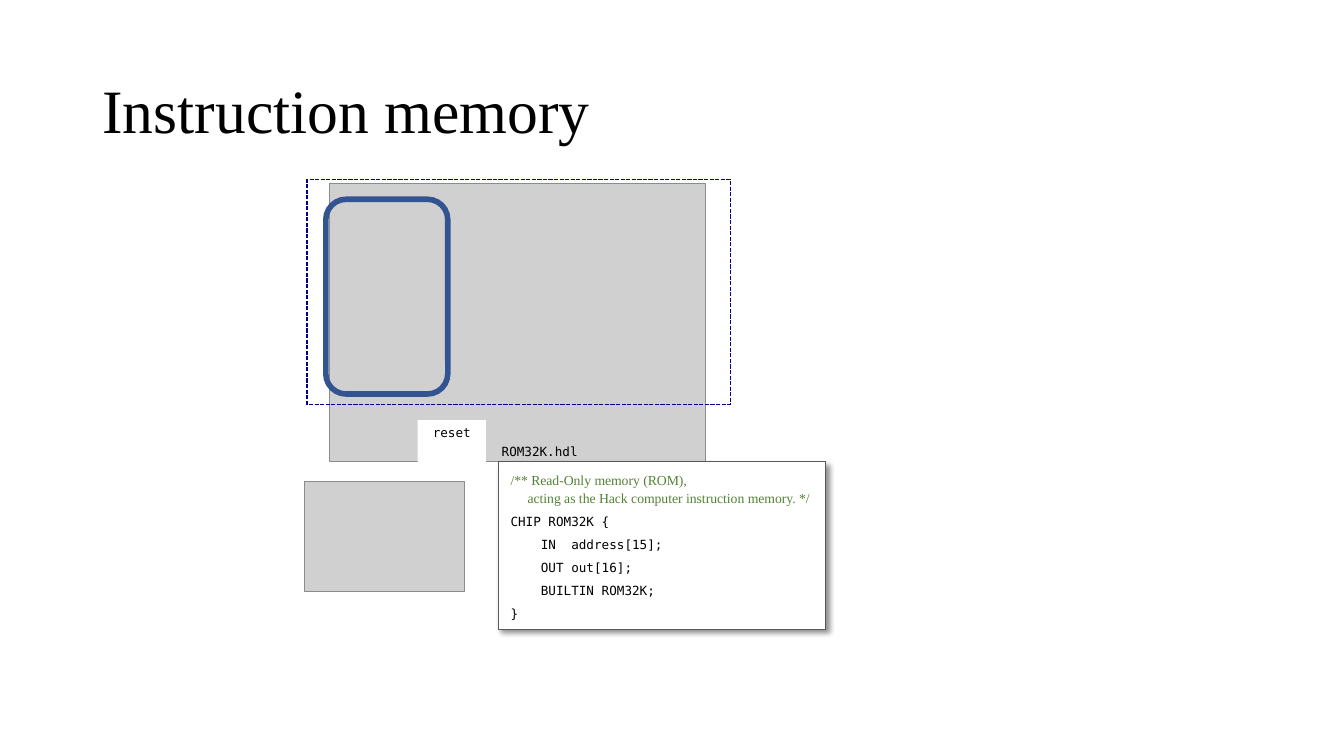
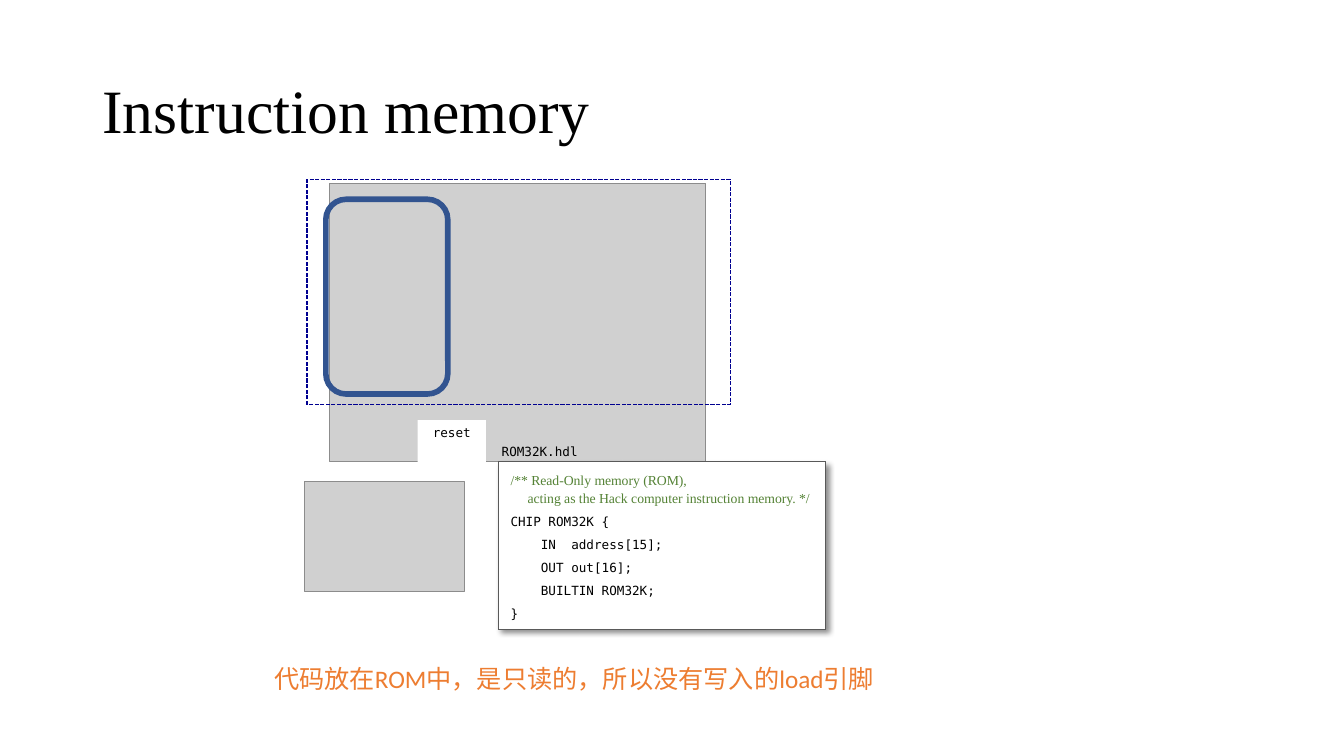
Before and after one commit to vcboy1/Leeds, a slide deck: slide 39 of 26fall/1860/Lecture/Week1.9/Lec 1.9.1 Memory II.pptx (slide 41 before the commit). Drawn at 1344x756 pixels with LibreOffice and Linux fonts; fonts in the diff are those of the drawing; grey boxes stand for pictures. Boxes give left, top, right and bottom in pixels: in the first picture for what was removed or moved away, otherwise in the second. Text is boxed around its words. In the diff, an @@ line names an element or a change of style, - is before the commit and + after.

```diff
--- a/26fall/1860/Lecture/Week1.9/Lec 1.9.1 Memory II.pptx
+++ b/26fall/1860/Lecture/Week1.9/Lec 1.9.1 Memory II.pptx
@@ text added at (274, 667, 874, 691), 18 pt, text #ED7D31 @@
+代码放在ROM中，是只读的，所以没有写入的load引脚
```
Also in this commit, not shown: 22 other slides changed, 2 slides removed, 3 other files.
